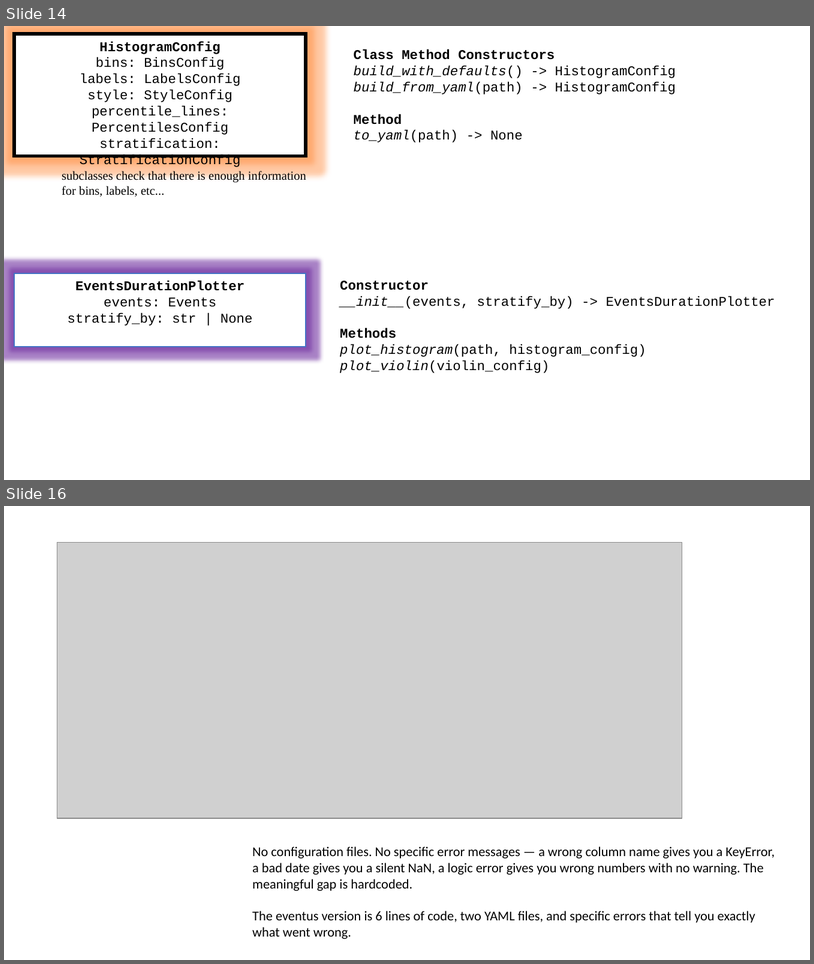
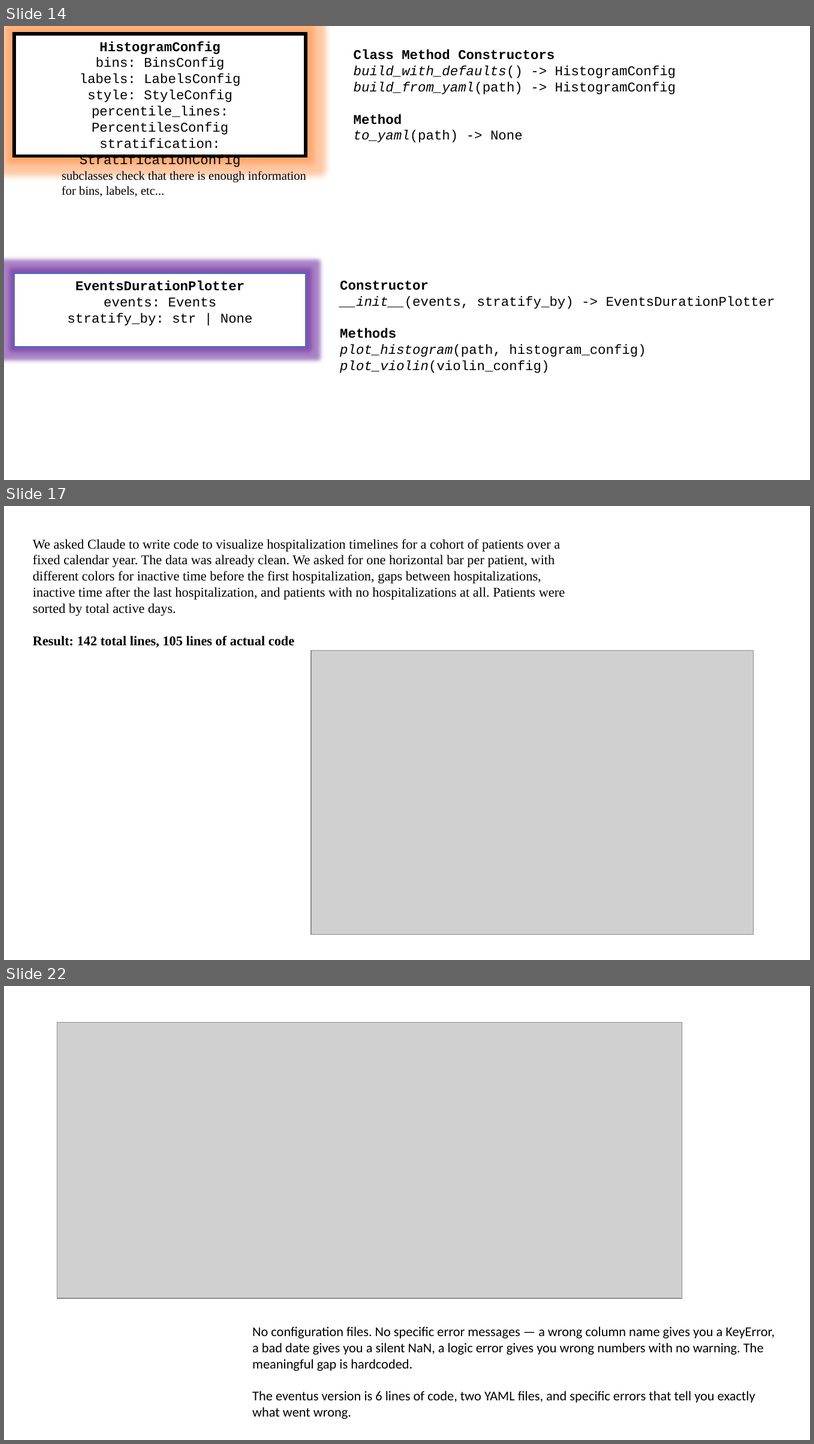
Before and after one commit to djarenas/eventus, a slide deck: eventus_architecture.pptx. Shown one above the other, each under a label of ours: slides 14 and 16 before the commit, slides 14, 17 and 22 after it; the slides between them are not shown. The pictures are 814x964 and 814x1444 pixels, drawn with LibreOffice and Linux fonts; fonts in the diff are those of the drawing; grey boxes stand for pictures. Boxes give left, top, right and bottom in pixels: in the first picture for what was removed or moved away, otherwise in the second. Text is boxed around its words. In the diff, an @@ line names an element or a change of style, - is before the commit and + after.

```diff
--- a/eventus_architecture.pptx
+++ b/eventus_architecture.pptx
@@ slide 17 added at <box>4,506,810,960</box>, background #FFFFFF @@
@@ text added at <box>33,539,565,648</box>, 12 pt, text #000000 @@
+We asked Claude to write code to visualize hospitalization timelines for a cohort of patients over a fixed calendar year. The data was already clean. We asked for one horizontal bar per patient, with different colors for inactive time before the first hospitalization, gaps between hospitalizations, inactive time after the last hospitalization, and patients with no hospitalizations at all. Patients were sorted by total active days.
+Result: 142 total lines, 105 lines of actual code
@@ picture added at <box>311,651,754,934</box> @@
@@ what was slide 16 is now slide 22 @@
```
Also in this commit, not shown: 1 slide changed, 5 other slides added, 7 other files.
